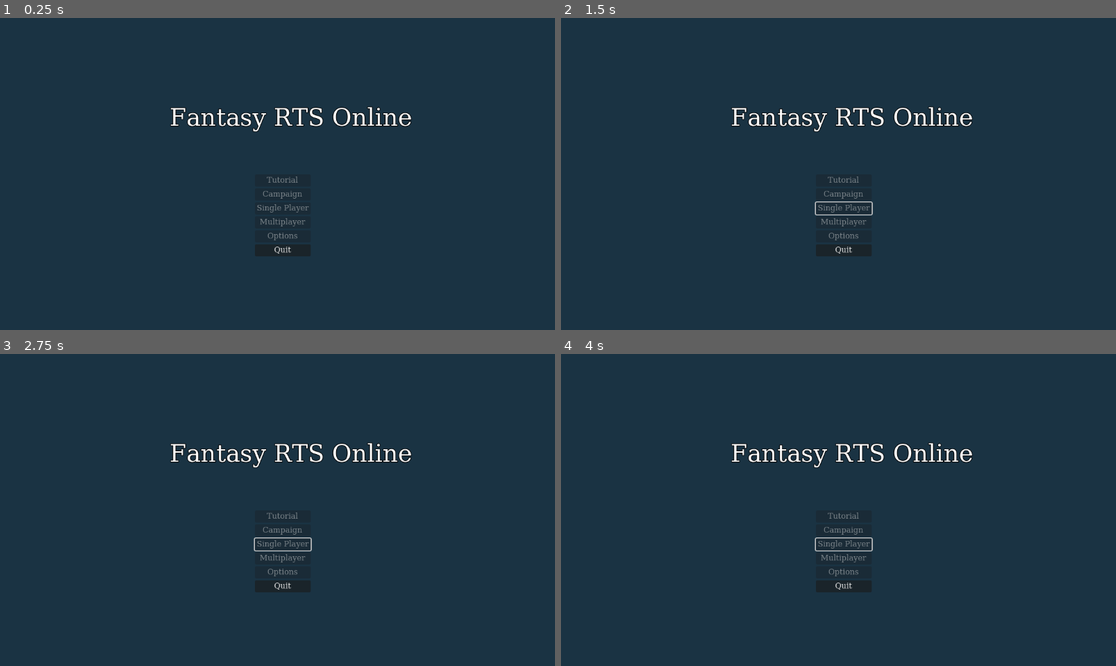
Above: before the commit, frames 1-4 (two rows, left to right).
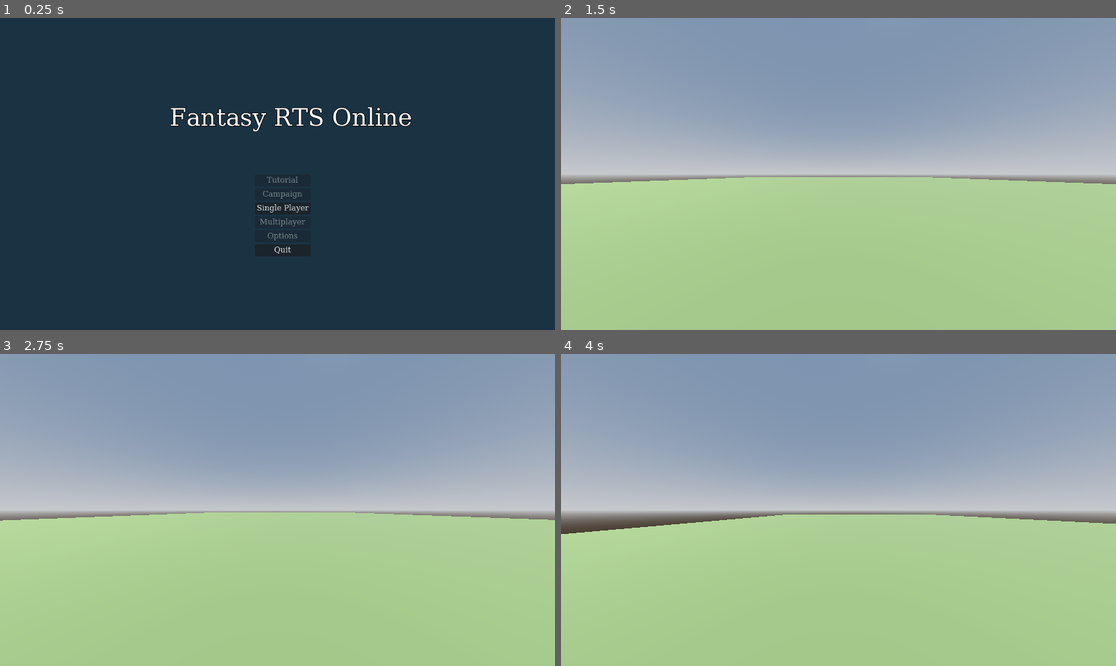
Above: after the commit, the same moments.

Repository: FantacyRTSOnline/Game
Game: Godot game, scene res://src/main.tscn
The game is run twice, just before and just after one commit, with the same random seed, the same clock (stepped at 60 frames per second) and the same inputs.
Inputs (mouse positions are in pixels of both pictures, inside the frame that each line leads up to):
- Up to frame 1 (0.25 s): no input
- Up to frame 2 (1.5 s): click (844, 208) at 0.5 s, where only the run after the commit has a clickable "Single Player"; tap Enter at 1.25 s; move the mouse to (960, 158) at 1.27 s; hold S (camera_backward) from 1.28 s (still down)
- Up to frame 3 (2.75 s): tap W (camera_forward) at 1.55, 2.1 s; tap Space at 2 s; move the mouse to (166, 525) at 2.02 s; release S (camera_backward) at 2.03 s; tap A (camera_left) at 2.3 s
- Up to frame 4 (4 s): tap Enter at 2.75 s; move the mouse to (894, 441) at 2.77 s; hold A (camera_left) 2.78-3.53 s; tap D (camera_right) at 3.05, 3.6 s; move the mouse to (810, 572) at 3.52 s; tap Mouse wheel up (camera_zoom_in) at 3.8 s

The runs differ from the first frame. In frame 1, less than 0.1% of the frame differs, in the area x 46-56%, y 59-63%; in frame 2, 100%, in the area x 0-100%, y 0-100%; in frame 3, 100%; in frame 4, 100%.

Commit message:
basic move based on camera

Diff:
--- a/game/src/core/camera/camera.gd
+++ b/game/src/core/camera/camera.gd
@@ -1,10 +1,33 @@
 extends Camera3D
 
+@export_category("Controls")
+@export_range(0.0, 100.0, 1.0) var camera_speed: float = 20.0
 
-# Called when the node enters the scene tree for the first time.
+@export_group("Zoom")
+@export_range(0.0, 100.0, 1.0) var zoom_speed: float = 0.5
+@export var min_zoom = 2
+@export var max_zoom = 20
+
 func _ready():
-	pass # Replace with function body.
+	pass
 
-# Called every frame. 'delta' is the elapsed time since the previous frame.
-func _process(delta):
-	pass
+func _process(delta) -> void:
+	 # Camera movement
+	var movement: Vector3 = Vector3.ZERO
+	if Input.is_action_pressed("camera_forward"):
+		movement.z -= 1
+	if Input.is_action_pressed("camera_backward"):
+		movement.z += 1
+	if Input.is_action_pressed("camera_left"):
+		movement.x -= 1
+	if Input.is_action_pressed("camera_right"):
+		movement.x += 1
+	if Input.is_action_pressed("camera_zoom_in"):
+		movement.y += 1
+	if Input.is_action_pressed("camera_zoon_out"):
+		movement.y -= 1
+
+	movement = movement.normalized() * camera_speed * delta
+	translate(movement)
+
+	print(movement)
--- a/game/src/main.gd
+++ b/game/src/main.gd
@@ -10,7 +10,7 @@
 	pass
 
 func _on_single_pressed() -> void:
-	pass
+	get_tree().change_scene_to_file("res://src/world/game.tscn")
 
 func _on_options_pressed() -> void:
 	pass
--- a/game/src/main.tscn
+++ b/game/src/main.tscn
@@ -98,7 +98,6 @@
 layout_mode = 2
 tooltip_text = "Play aganst AI in a scrimmage match"
 theme_override_fonts/font = SubResource("FontFile_ocg1e")
-disabled = true
 text = "Single Player"
 
 [node name="Multiplayer" type="Button" parent="Buttons/VBoxContainer"]
--- /dev/null
+++ b/game/src/world/game.tscn
@@ -0,0 +1,39 @@
+[gd_scene load_steps=7 format=3 uid="uid://dx8yuv2qawv2a"]
+
+[ext_resource type="PackedScene" uid="uid://yfdyw7ibnerg" path="res://src/core/camera/camera.tscn" id="1_yx45g"]
+
+[sub_resource type="ProceduralSkyMaterial" id="ProceduralSkyMaterial_ihmwu"]
+sky_horizon_color = Color(0.64625, 0.65575, 0.67075, 1)
+ground_horizon_color = Color(0.64625, 0.65575, 0.67075, 1)
+
+[sub_resource type="Sky" id="Sky_x7632"]
+sky_material = SubResource("ProceduralSkyMaterial_ihmwu")
+
+[sub_resource type="Environment" id="Environment_g5ipm"]
+background_mode = 2
+sky = SubResource("Sky_x7632")
+tonemap_mode = 2
+glow_enabled = true
+
+[sub_resource type="StandardMaterial3D" id="StandardMaterial3D_ctxjk"]
+albedo_color = Color(0.337255, 0.415686, 0.235294, 1)
+
+[sub_resource type="PlaneMesh" id="PlaneMesh_vqe7u"]
+size = Vector2(100, 100)
+
+[node name="Game" type="Node3D"]
+
+[node name="WorldEnvironment" type="WorldEnvironment" parent="."]
+environment = SubResource("Environment_g5ipm")
+
+[node name="DirectionalLight3D" type="DirectionalLight3D" parent="."]
+transform = Transform3D(-0.866023, -0.433016, 0.250001, 0, 0.499998, 0.866027, -0.500003, 0.749999, -0.43301, 0, 0, 0)
+shadow_enabled = true
+
+[node name="Camera3D" parent="." instance=ExtResource("1_yx45g")]
+transform = Transform3D(1, 0, 0, 0, 1, 0, 0, 0, 1, 0, 1.84423, 29.3194)
+fov = 100.0
+
+[node name="Ground" type="MeshInstance3D" parent="."]
+material_override = SubResource("StandardMaterial3D_ctxjk")
+mesh = SubResource("PlaneMesh_vqe7u")
